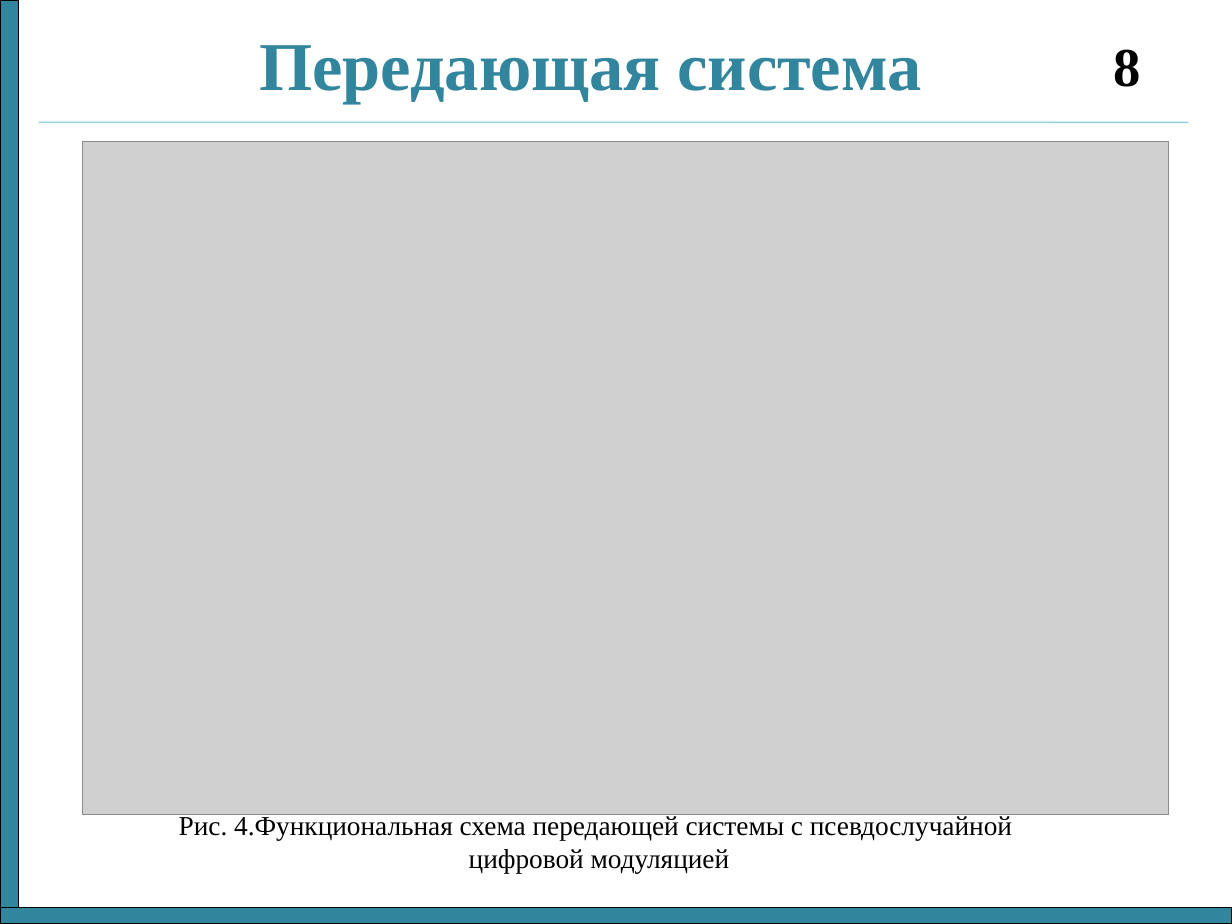
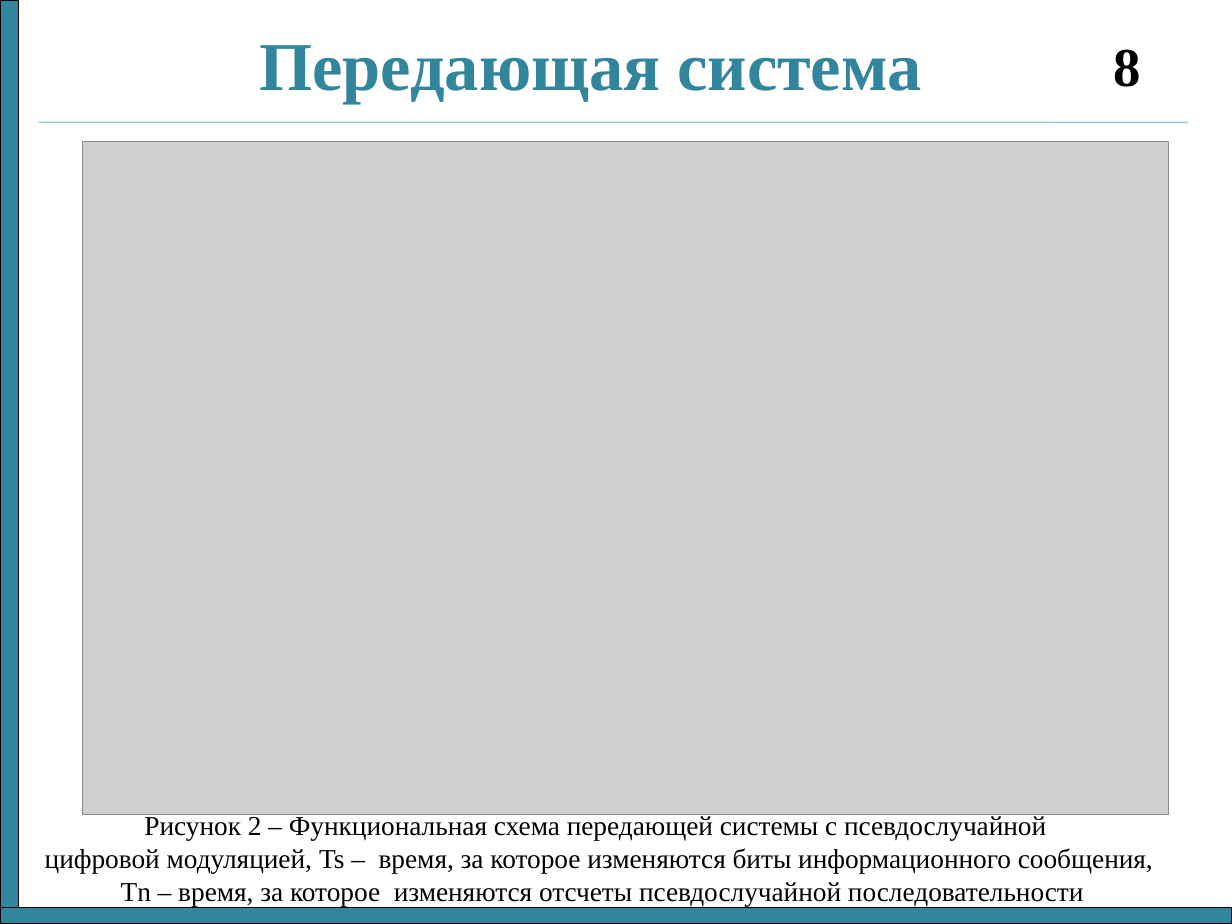
Before and after one commit to nikok94/dissertation, a slide deck: slide 8 of Отчет 3 семестр.ppt. Drawn at 1232x924 pixels with LibreOffice and Linux fonts; fonts in the diff are those of the drawing; grey boxes stand for pictures. Boxes give left, top, right and bottom in pixels: in the first picture for what was removed or moved away, otherwise in the second. Text is boxed around its words. In the diff, an @@ line names an element or a change of style, - is before the commit and + after.

```diff
--- a/Отчет 3 семестр.ppt
+++ b/Отчет 3 семестр.ppt
@@ text at (45,814,1153,906): text changed @@
-Рис. 4.Функциональная схема передающей системы с псевдослучайной
-цифровой модуляцией
+Рисунок 2 – Функциональная схема передающей системы с псевдослучайной
+цифровой модуляцией, Ts – время, за которое изменяются биты информационного сообщения,
+Tn – время, за которое изменяются отсчеты псевдослучайной последовательности
```
Also in this commit, not shown: 3 other slides changed, 1 slide added, 1 slide removed, 1 other file.
